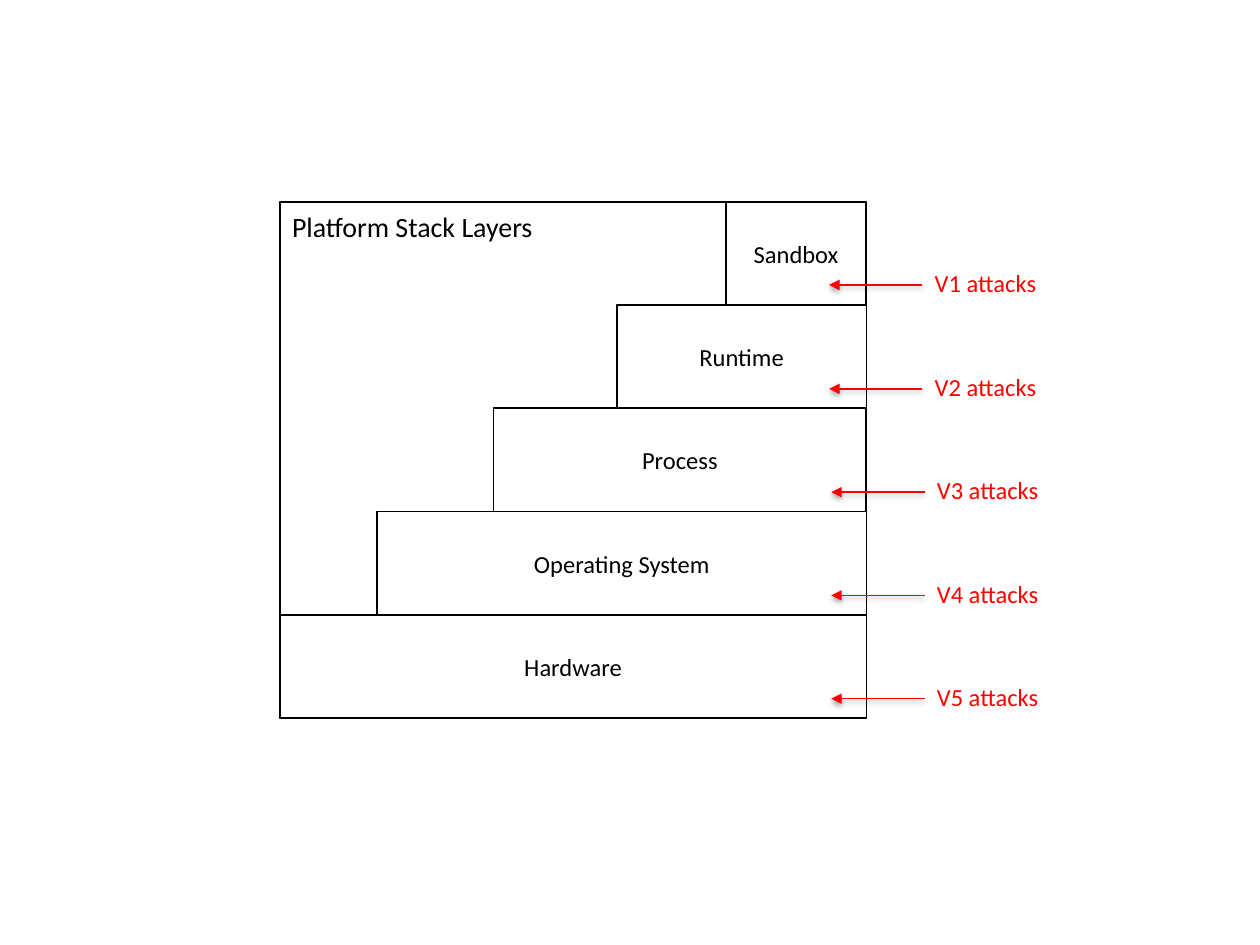
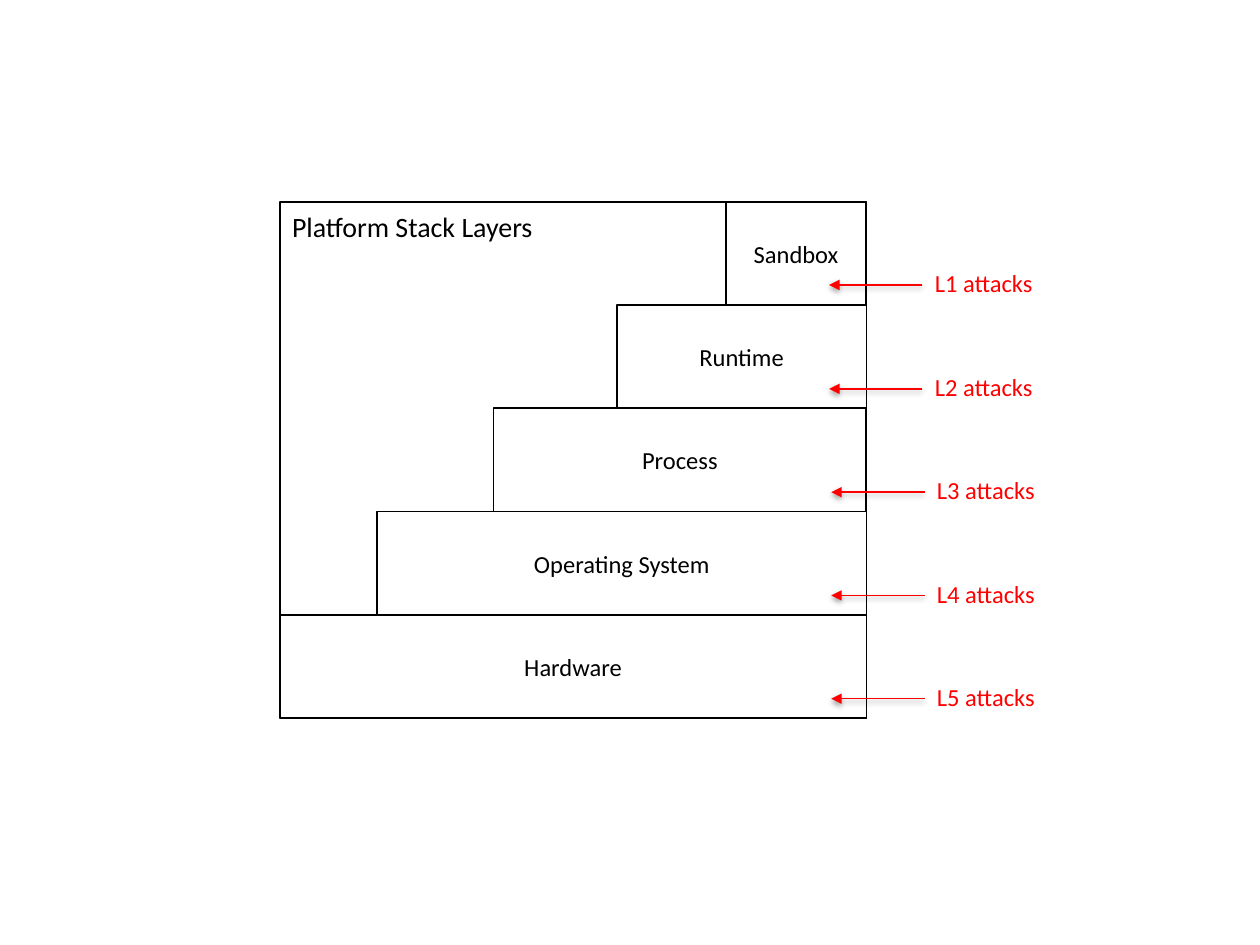
Before and after one commit to reTHINK-project/core-framework, a slide deck: slide 6 of docs/specs/runtime/securityanalysis_figs.pptx. Drawn at 1260x945 pixels with LibreOffice and Linux fonts; fonts in the diff are those of the drawing. Boxes give left, top, right and bottom in pixels: in the first picture for what was removed or moved away, otherwise in the second. Text is boxed around its words. In the diff, an @@ line names an element or a change of style, - is before the commit and + after.

```diff
--- a/docs/specs/runtime/securityanalysis_figs.pptx
+++ b/docs/specs/runtime/securityanalysis_figs.pptx
@@ text at (935,275,1032,293): text changed @@
-V1 attacks
+L1 attacks
@@ text at (935,379,1032,397): text changed @@
-V2 attacks
+L2 attacks
@@ text at (937,482,1034,500): text changed @@
-V3 attacks
+L3 attacks
@@ text at (937,586,1034,604): text changed @@
-V4 attacks
+L4 attacks
@@ text at (937,689,1034,707): text changed @@
-V5 attacks
+L5 attacks
```
Also in this commit, not shown: 5 other slides changed, 2 other files.
